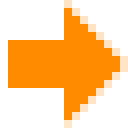
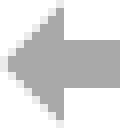
Layer changes from the first (128, 128) image to the second:
hid "darkorange" over [8, 0, 128, 128]
added layer "darkgrey g" above "dimgrey" over [0, 0, 120, 128]
